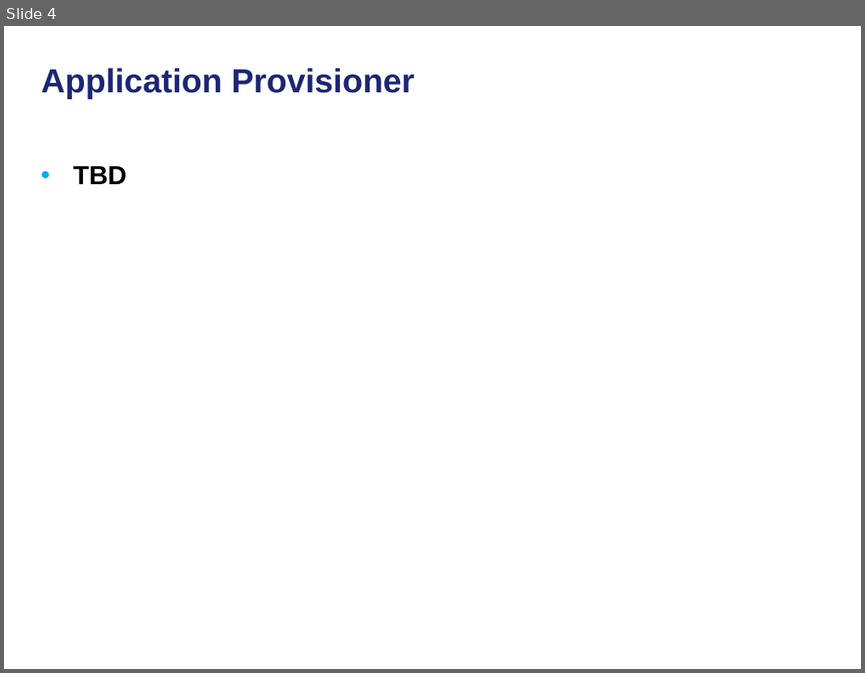
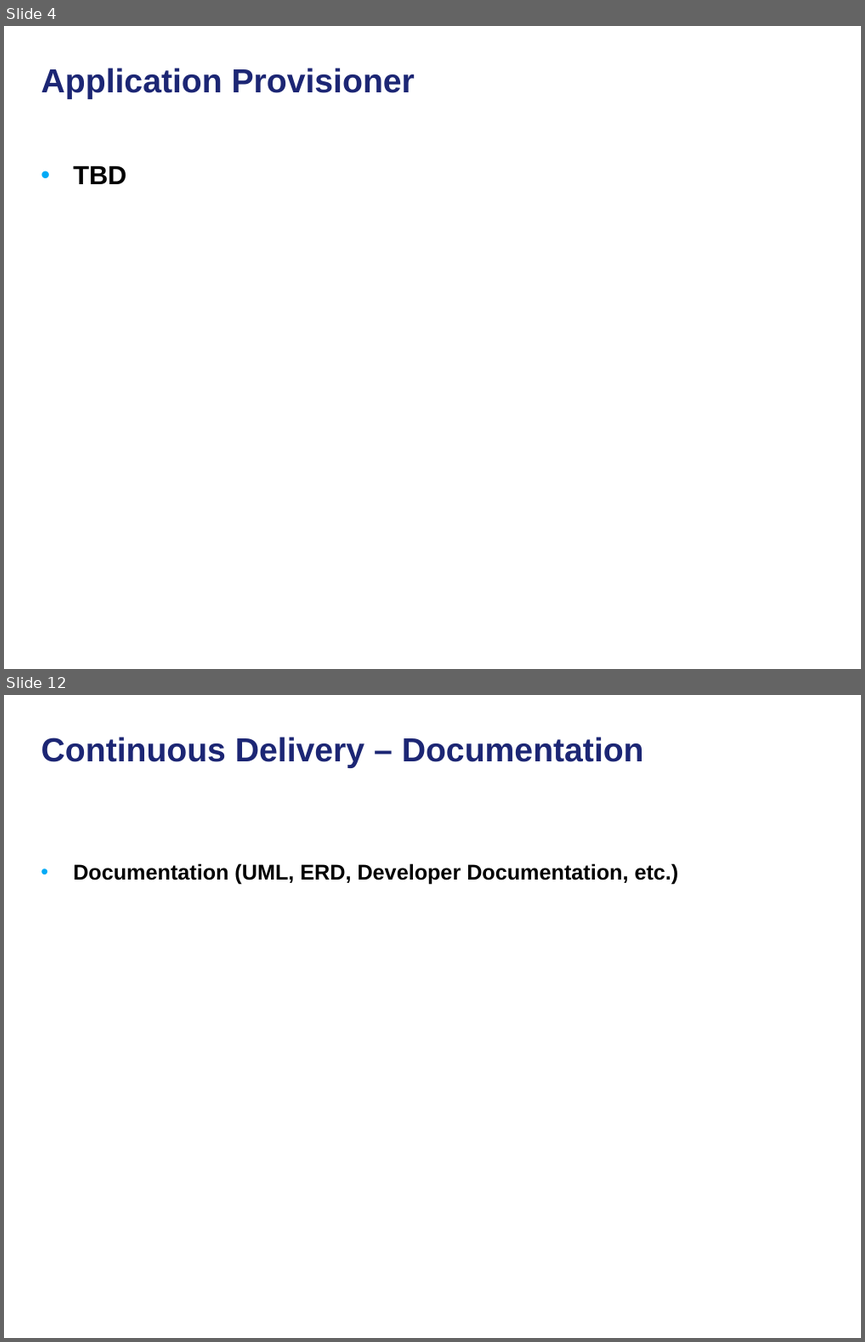
Before and after one commit to NCIP/automation, a slide deck: docs/continuous-delivery-caehr.ppt. Shown one above the other, each under a label of ours: slide 4 before the commit, slides 4 and 12 after it; the slides between them are not shown. The pictures are 865x673 and 865x1342 pixels, drawn with LibreOffice and Linux fonts; fonts in the diff are those of the drawing; background and template pictures are left out. Boxes give left, top, right and bottom in pixels: in the first picture for what was removed or moved away, otherwise in the second. Text is boxed around its words. In the diff, an @@ line names an element or a change of style, - is before the commit and + after.

```diff
--- a/docs/continuous-delivery-caehr.ppt
+++ b/docs/continuous-delivery-caehr.ppt
@@ slide 12 added at bbox=[4, 695, 861, 1338], background picture (left out) @@
@@ title added at bbox=[41, 737, 644, 768], 28 pt, text #1C2674, bold @@
+Continuous Delivery – Documentation
@@ text added at bbox=[73, 863, 679, 885], 18 pt, text #000000, bold @@
+• Documentation (UML, ERD, Developer Documentation, etc.)
```
Also in this commit, not shown: 2 slides changed, 12 other slides added.
